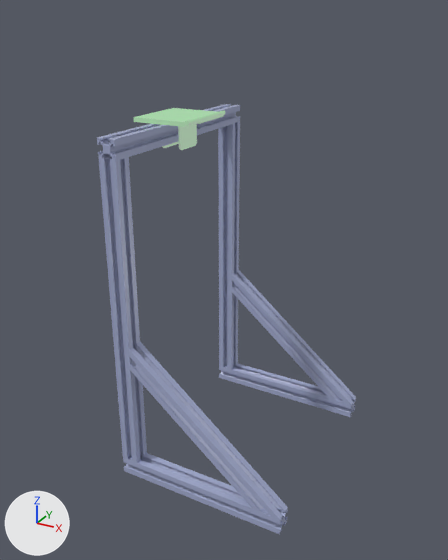
Before and after pictures for a commit that changed the COLLADA model atom2_common/atom2_description/meshes/accessories/kinect_support.dae.
The view is the same before and after, from a camera (50 mm lens) standing at (0.383, -0.578, 0.501) and looking at (0.076, -0.018, 0.221). Arrows for +X, +Y and +Z are at lower left; the lights stay in place. Vertices at the same position are counted once.

Objects in the first picture: 'Shape_IndexedFaceSet', 'Shape_IndexedFaceSet_001', 'Shape_IndexedFaceSet_002', 'Shape_IndexedFaceSet_003', 'Shape_IndexedFaceSet_004', 'Shape_IndexedFaceSet_005', 'Shape_IndexedFaceSet_006', 'Shape_IndexedFaceSet_007', 'Shape_IndexedFaceSet_008'.
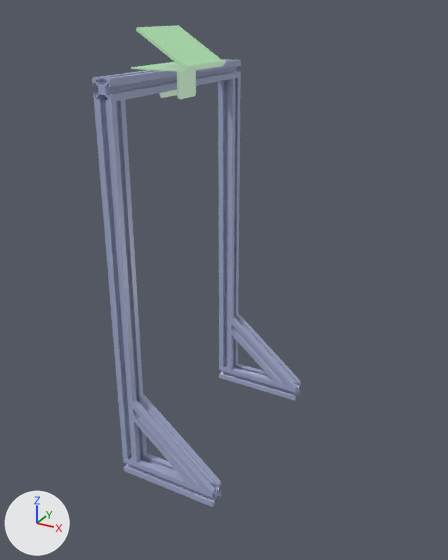
Changed parts and their boxes [x1, y1, x2, y2] in the pictures (448 x 560 px):
'Shape_IndexedFaceSet_006', mesh rescaled (10% wider, 19% taller): before [99, 157, 147, 463]; after [94, 100, 147, 463]
'Shape_IndexedFaceSet', mesh rescaled (18% taller): before [218, 122, 240, 369]; after [218, 77, 241, 369]
'Shape_IndexedFaceSet_003', deleted: before [129, 342, 288, 520]
'Shape_IndexedFaceSet_001', mesh rescaled (40% narrower, 33% shorter): before [123, 453, 288, 534]; after [123, 453, 221, 507]
'Shape_IndexedFaceSet_008', deleted: before [232, 270, 356, 405]
'Shape_IndexedFaceSet_017', added: after [133, 394, 221, 493]
'Shape_IndexedFaceSet_013', added: after [92, 59, 241, 102]
'Shape_IndexedFaceSet_007', deleted: before [97, 104, 240, 161]
'Shape_IndexedFaceSet_002', mesh rescaled (40% narrower, 31% shorter): before [219, 364, 356, 417]; after [219, 364, 301, 400]
'Shape_IndexedFaceSet_010', added: after [136, 25, 226, 70]
'Shape_IndexedFaceSet_015', added: after [231, 313, 301, 388]
'Shape_IndexedFaceSet_009', added: after [131, 61, 224, 99]
'Shape_IndexedFaceSet_005', deleted: before [134, 108, 225, 126]
'Shape_IndexedFaceSet_004', deleted: before [134, 113, 224, 150]

Patch to the scene script:
```diff
--- a/atom2_common/atom2_description/meshes/accessories/kinect_support.dae.py
+++ b/atom2_common/atom2_description/meshes/accessories/kinect_support.dae.py
@@ me_shape_indexedfaceset_018 @@
 me_shape_indexedfaceset_018.from_pydata(...)  # 88 vertices, 172 faces; spans x 0.0..0.02, y 0.105..0.125, z 0.02..0.37
+# me_shape_indexedfaceset_018 part 2: the whole mesh is scaled about its middle by (1, 1, 1.15), then moved by (0.0, 0.0, 0.027)
 me_shape_indexedfaceset_018.materials.append(mat_metal)
@@ me_shape_indexedfaceset_019 @@
 me_shape_indexedfaceset_019.from_pydata(...)  # 88 vertices, 172 faces; spans x 0.0..0.2, y -0.125..-0.105, z 0.0..0.02
+# me_shape_indexedfaceset_019 part 4: the whole mesh is scaled about the mesh origin by (0.6, 1, 1)
 me_shape_indexedfaceset_019.materials.append(mat_metal)
@@ me_shape_indexedfaceset_020 @@
 me_shape_indexedfaceset_020.from_pydata(...)  # 88 vertices, 172 faces; spans x 0.0..0.2, y 0.105..0.125, z 0.0..0.02
+# me_shape_indexedfaceset_020 part 1: the whole mesh is scaled about the mesh origin by (0.6, 1, 1)
 me_shape_indexedfaceset_020.materials.append(mat_metal)
@@ me_shape_indexedfaceset_024 @@
 me_shape_indexedfaceset_024.from_pydata(...)  # 88 vertices, 172 faces; spans x 0.0..0.02, y -0.125..-0.105, z 0.02..0.37
+# me_shape_indexedfaceset_024 part 3: the whole mesh is scaled about its middle by (1, 1, 1.15), then moved by (0.0, 0.0, 0.027)
 me_shape_indexedfaceset_024.materials.append(mat_metal)
@@ ob_shape_indexedfaceset_003 @@
-ob_shape_indexedfaceset_003 = bpy.data.objects.new('Shape_IndexedFaceSet_003', me_shape_indexedfaceset_021)
@@ ob_shape_indexedfaceset_004 @@
-ob_shape_indexedfaceset_004 = bpy.data.objects.new('Shape_IndexedFaceSet_004', me_shape_indexedfaceset_022)
@@ ob_shape_indexedfaceset_005 @@
-ob_shape_indexedfaceset_005 = bpy.data.objects.new('Shape_IndexedFaceSet_005', me_shape_indexedfaceset_023)
@@ ob_shape_indexedfaceset_007 @@
-ob_shape_indexedfaceset_007 = bpy.data.objects.new('Shape_IndexedFaceSet_007', me_shape_indexedfaceset_025)
@@ ob_shape_indexedfaceset_008 @@
-ob_shape_indexedfaceset_008 = bpy.data.objects.new('Shape_IndexedFaceSet_008', me_shape_indexedfaceset_026)
@@ ob_shape_indexedfaceset_017 @@
+ob_shape_indexedfaceset_017 = bpy.data.objects.new('Shape_IndexedFaceSet_017', me_shape_indexedfaceset_008)  # 88 vertices, 172 faces; spans x 0.02..0.12, y -0.125..-0.105, z 0.02..0.1033
+ob_shape_indexedfaceset_017.location = (0.0, 0.0, 0.0)
@@ ob_shape_indexedfaceset_015 @@
+ob_shape_indexedfaceset_015 = bpy.data.objects.new('Shape_IndexedFaceSet_015', me_shape_indexedfaceset_006)  # 88 vertices, 172 faces; spans x 0.02..0.12, y 0.105..0.125, z 0.02..0.1033
+ob_shape_indexedfaceset_015.location = (0.0, 0.0, 0.0)
@@ ob_shape_indexedfaceset_013 @@
+ob_shape_indexedfaceset_013 = bpy.data.objects.new('Shape_IndexedFaceSet_013', me_shape_indexedfaceset_004)  # 88 vertices, 172 faces; spans x 0.0..0.02, y -0.125..0.125, z 0.423..0.443
+ob_shape_indexedfaceset_013.location = (0.0, 0.0, 0.0)
@@ ob_shape_indexedfaceset_010 @@
+ob_shape_indexedfaceset_010 = bpy.data.objects.new('Shape_IndexedFaceSet_010', me_shape_indexedfaceset_001)  # 108 vertices, 212 faces; spans x -0.0131..0.0467, y -0.0381..0.0381, z 0.4445..0.4826
+ob_shape_indexedfaceset_010.location = (0.0, 0.0, 0.0)
@@ ob_shape_indexedfaceset_009 @@
+ob_shape_indexedfaceset_009 = bpy.data.objects.new('Shape_IndexedFaceSet_009', me_shape_indexedfaceset)  # 178 vertices, 352 faces; spans x -0.0218..0.0467, y -0.0381..0.0381, z 0.413..0.4495
+ob_shape_indexedfaceset_009.location = (0.0, 0.0, 0.0)
```
